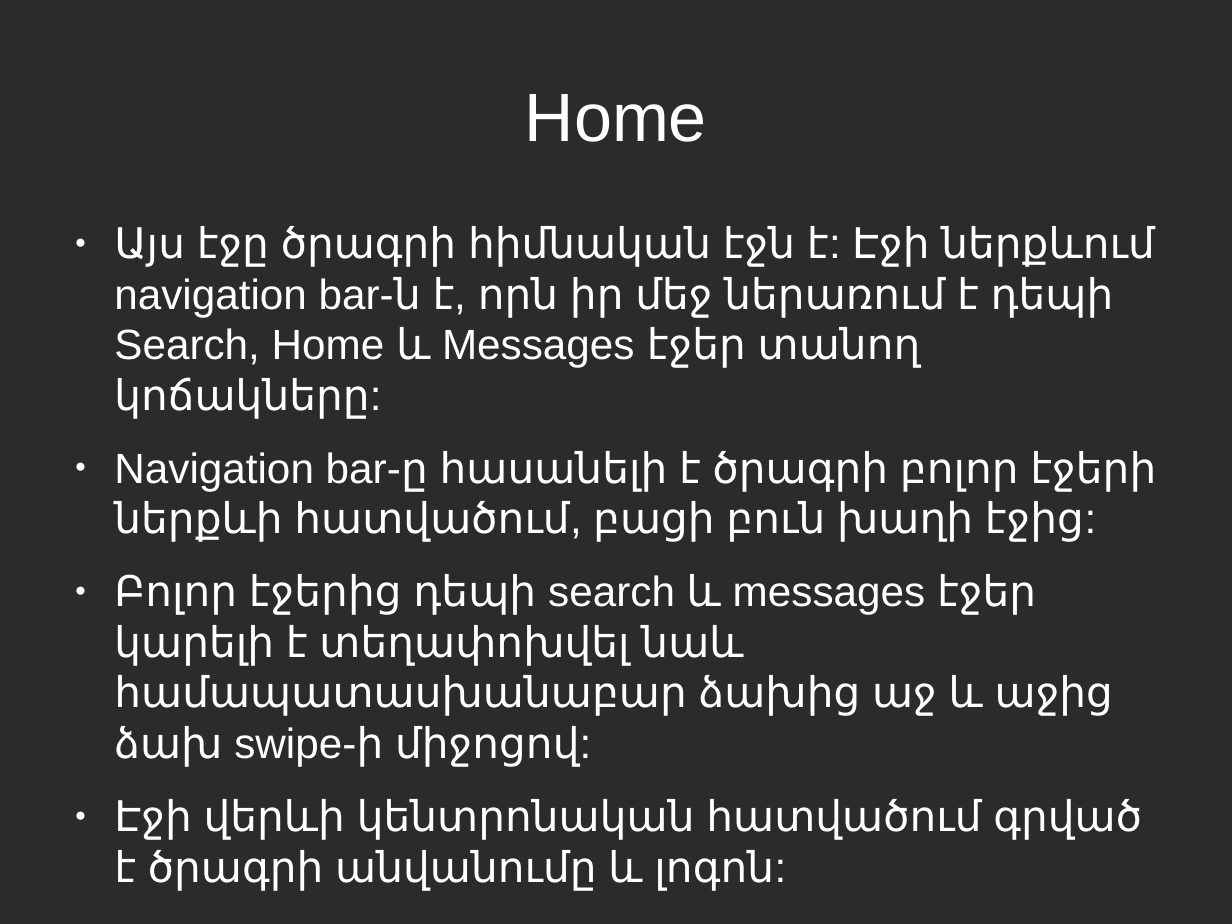
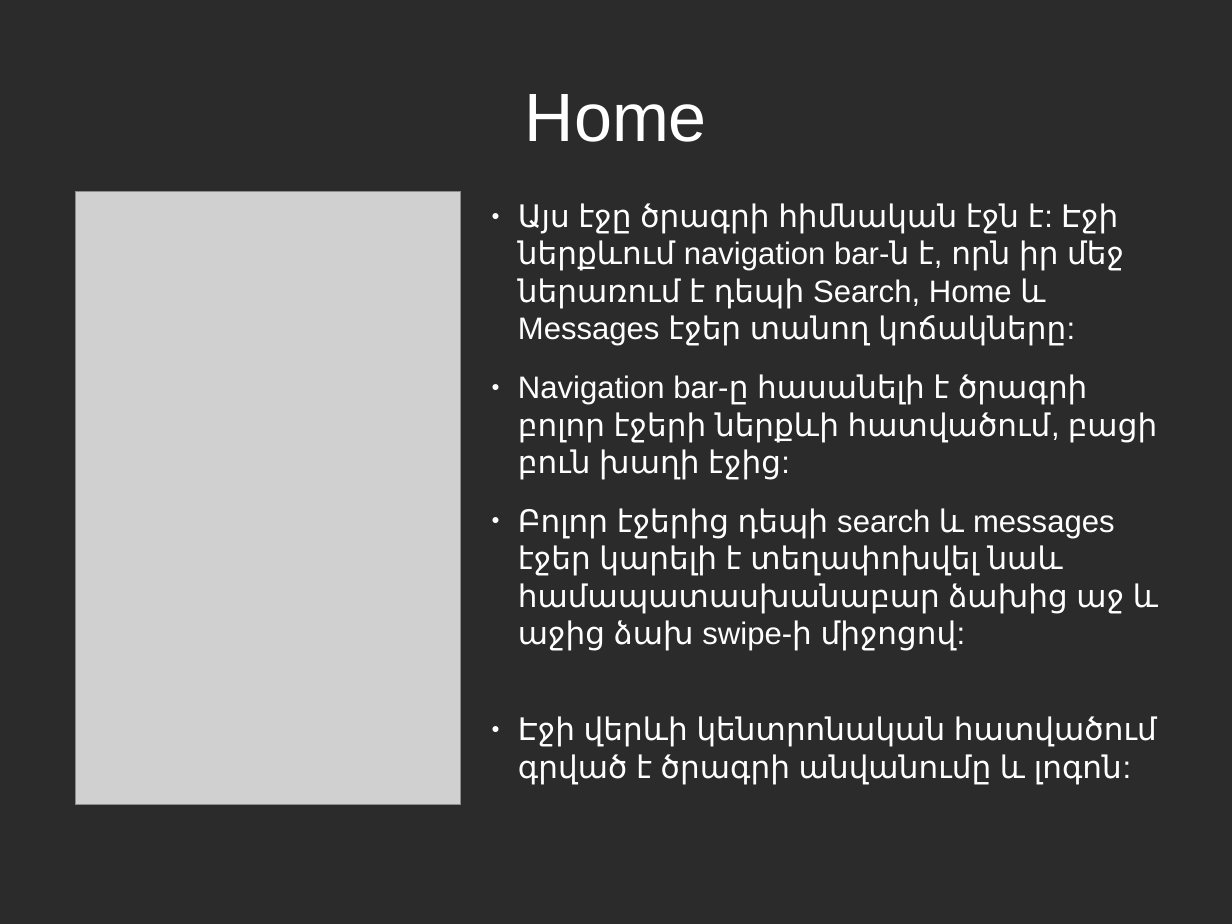
Before and after one commit to vanit-basic/instant_messenger, a slide deck: slide 11 of Documentation/Documentation.odp. Drawn at 1232x924 pixels with LibreOffice and Linux fonts; fonts in the diff are those of the drawing; grey boxes stand for pictures; background and template pictures are left out; a plain dark background stands for a picture behind light text. Boxes give left, top, right and bottom in pixels: in the first picture for what was removed or moved away, otherwise in the second. Text is boxed around its words. In the diff, an @@ line names an element or a change of style, - is before the commit and + after.

```diff
--- a/Documentation/Documentation.odp
+++ b/Documentation/Documentation.odp
@@ picture added at box(76, 191, 462, 805) @@
@@ text "Այս էջը ծրագրի հիմնական էջն ...": place and size @@
-text "Այս էջը ծրագրի հիմնական էջն ..." at box(114, 226, 1156, 891)
+text "Այս էջը ծրագրի հիմնական էջն ..." at box(518, 203, 1158, 747)
@@ text "Այս էջը ծրագրի հիմնական էջն ..." at box(518, 203, 1158, 747): size 27.2 to 20 pt; indent changed; less space between paragraphs @@
```
Also in this commit, not shown: 8 other slides changed.
